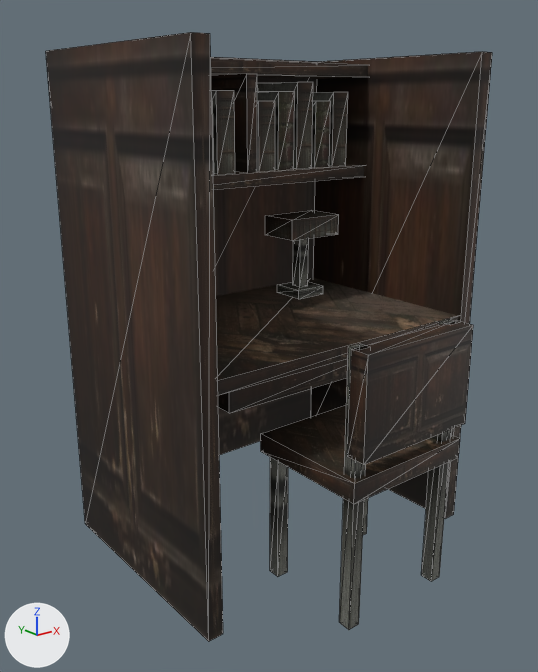
An edit to the glTF model assets/models/sf/sf_pro_dorm_study_carrel.glb, drawn before and after from the same camera.
Camera for both pictures: a 50 mm lens placed at (-1.49, -1.85, 1.44), pointed at (-0.08, -0.09, 0.73). The axes (+X, +Y, +Z) are drawn at lower left. The lights are the same throughout. The first picture is the older version. Mesh edges are drawn as thin lines. Where no turn or scale is listed for an object, it has been applied to the vertices. Vertices at exactly the same position are counted once.

The scene before the commit, as lines of its bpy script (objects in view):
```python
me_procarrel = bpy.data.meshes.new('ProCarrel')
me_procarrel.from_pydata(...)  # 214 vertices, 324 faces; spans x -0.54..0.54, y -0.64..0.39, z 0.0..1.58
me_procarrel.materials.append(mat_procarrel_mat)  # picture img_image_0
ob_procarrel = bpy.data.objects.new('ProCarrel', me_procarrel)
ob_procarrel.location = (0.0, 0.0, 0.0)
```
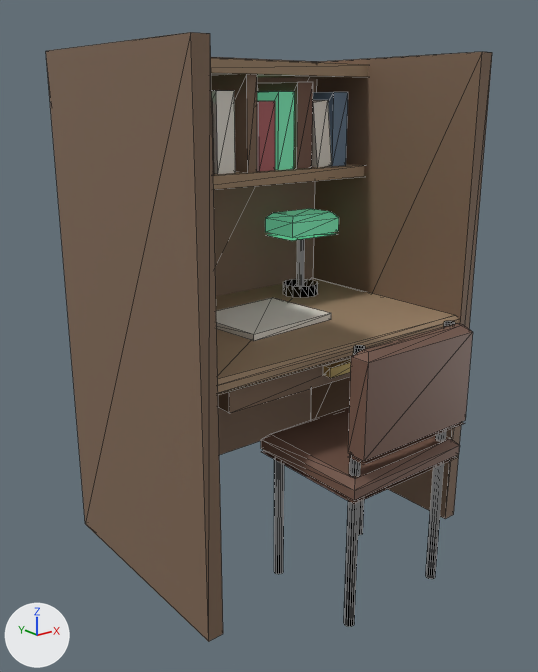
What differs and where, as boxes [x1, y1, x2, y2] in the pictures (538 x 672 px):
part 1 of me_procarrel, added
    after: [323, 358, 351, 378]
part 2 of me_procarrel, rebuilt
    before: [293, 238, 309, 287]
    after: [297, 239, 305, 286]
part 3 of me_procarrel, rebuilt (42% narrower)
    before: [270, 457, 288, 577]
    after: [274, 459, 284, 574]
part 4 of me_procarrel, rebuilt
    before: [363, 498, 368, 535]
    after: [358, 500, 364, 535]
part 5 of me_procarrel, rebuilt (27% narrower)
    before: [339, 344, 368, 630]
    after: [344, 345, 365, 627]
part 6 of me_procarrel, rebuilt (25% narrower)
    before: [421, 320, 460, 582]
    after: [426, 321, 455, 579]
part 7 of me_procarrel, rebuilt
    before: [277, 282, 323, 299]
    after: [283, 279, 318, 298]
part 8 of me_procarrel, reshaped
    before: [216, 92, 473, 504]
    after: [216, 92, 473, 501]
part 9 of me_procarrel, recoloured (lighter)
    both: [46, 32, 492, 642]
part 10 of me_procarrel, recoloured
    before: [211, 58, 368, 189]
    after: [211, 58, 368, 395]
part 11 of me_procarrel, recoloured (black to green)
    before: [257, 91, 295, 170]
    after: [257, 91, 336, 241]
part 12 of me_procarrel, recoloured (black to white)
    both: [211, 91, 235, 174]
part 13 of me_procarrel, recoloured
    before: [212, 82, 313, 175]
    after: [212, 82, 465, 504]
part 14 of me_procarrel, recoloured
    both: [257, 101, 275, 171]

Patch to the scene script:
```diff
--- a/assets/models/sf/sf_pro_dorm_study_carrel.glb.py
+++ b/assets/models/sf/sf_pro_dorm_study_carrel.glb.py
@@ mat_tuftedleather @@
+mat_tuftedleather = principled_material('TuftedLeather')
+mat_tuftedleather.base_color = (0.2, 0.11, 0.08)  # brown #7c5d50
+mat_tuftedleather.metallic = 0.08
+mat_tuftedleather.roughness = 0.44
@@ mat_darkwalnut @@
+mat_darkwalnut = principled_material('DarkWalnut')
+mat_darkwalnut.base_color = (0.22, 0.14, 0.09)  # brown #816955
+mat_darkwalnut.metallic = 0.05
+mat_darkwalnut.roughness = 0.58
@@ mat_agedoak @@
+mat_agedoak = principled_material('AgedOak')
+mat_agedoak.base_color = (0.38, 0.26, 0.16)  # beige #a68b6f
+mat_agedoak.metallic = 0.04
+mat_agedoak.roughness = 0.65
@@ mat_creammattress @@
+mat_creammattress = principled_material('CreamMattress')
+mat_creammattress.base_color = (0.82, 0.79, 0.72)  # white #eae6dd
+mat_creammattress.roughness = 0.86
@@ mat_bankergreen @@
+mat_bankergreen = principled_material('BankerGreen')
+mat_bankergreen.base_color = (0.12, 0.42, 0.26)  # green #61ad8b
+mat_bankergreen.metallic = 0.15
+mat_bankergreen.roughness = 0.24
+mat_bankergreen.emission_color = (0.06, 0.25, 0.14)  # green #458969
+mat_bankergreen.emission_strength = 1.0
@@ mat_crimsonfabric @@
+mat_crimsonfabric = principled_material('CrimsonFabric')
+mat_crimsonfabric.base_color = (0.46, 0.14, 0.15)  # pink #b5696c
+mat_crimsonfabric.metallic = 0.02
+mat_crimsonfabric.roughness = 0.8
@@ me_procarrel @@
-me_procarrel.from_pydata(...)  # 214 vertices, 324 faces; spans x -0.54..0.54, y -0.64..0.39, z 0.0..1.58
+me_procarrel.from_pydata(...)  # 382 vertices, 476 faces; spans x -0.54..0.54, y -0.64..0.39, z 0.0..1.58
+# me_procarrel part 1: a new loose piece, a box spanning x -0.08..0.08, y -0.37..-0.34, z 0.67..0.7, in mat_antiquebrass (yellow #ddc581)
+# me_procarrel part 2: the loose piece of 8 vertices spanning x 0.26..0.3, y 0.16..0.2, z 0.79..0.98 is rebuilt with 28 vertices and now spans x 0.27..0.29, y 0.17..0.19, z 0.79..1.01, in mat_antiquebrass (yellow #ddc581)
+# me_procarrel part 3: the loose piece of 8 vertices spanning x -0.2..-0.16, y -0.28..-0.24, z 0.0..0.42 is rebuilt with 28 vertices and now spans x -0.19..-0.17, y -0.27..-0.25, z 0.0..0.42, in mat_wroughtiron (grey #656c73)
+# me_procarrel part 4: the loose piece of 8 vertices spanning x 0.16..0.2, y -0.28..-0.24, z 0.0..0.42 is rebuilt with 28 vertices and now spans x 0.17..0.19, y -0.27..-0.25, z 0.0..0.42, in mat_wroughtiron (grey #656c73)
+# me_procarrel part 5: the loose piece of 8 vertices spanning x -0.2..-0.16, y -0.6..-0.56, z 0.0..0.84 is rebuilt with 28 vertices and now spans x -0.19..-0.17, y -0.59..-0.57, z 0.0..0.84, in mat_wroughtiron (grey #656c73)
+# me_procarrel part 6: the loose piece of 8 vertices spanning x 0.16..0.2, y -0.6..-0.56, z 0.0..0.84 is rebuilt with 28 vertices and now spans x 0.17..0.19, y -0.59..-0.57, z 0.0..0.84, in mat_wroughtiron (grey #656c73)
+# me_procarrel part 7: the loose piece of 8 vertices spanning x 0.22..0.34, y 0.12..0.24, z 0.76..0.79 is rebuilt with 28 vertices and now spans x 0.22..0.34, y 0.12..0.24, z 0.76..0.8, in mat_antiquebrass (yellow #ddc581)
+# me_procarrel part 8
+# 24 vertices are removed from x -0.5..0.5, y -0.64..0.36, z 0.48..1.44
+# 59 faces are deleted
+# 64 vertices are added at x -0.5..0.5, y -0.64..0.36, z 0.43..1.44
+# 18 new faces join them, mat_agedoak (beige #a68b6f)
+# 18 new faces join them, mat_bankergreen (green #61ad8b, glowing green #458969)
+# 24 new faces join them, mat_creammattress (white #eae6dd)
+# 36 new faces join them, mat_tuftedleather (brown #7c5d50)
+# 7 new faces join them, mat_plaidnavy (blue #6f869e)
+# me_procarrel part 9: 60 faces spanning x -0.54..0.54, y -0.39..0.39, z 0.0..1.58 switch from mat_procarrel_mat (picture img_image_0) to mat_darkwalnut (brown #816955)
+# me_procarrel part 10: 26 faces spanning x -0.5..0.5, y -0.38..0.36, z 0.72..1.56 switch from mat_procarrel_mat (picture img_image_0) to mat_agedoak (beige #a68b6f)
+# me_procarrel part 11: 26 faces spanning x -0.29..0.39, y 0.1..0.34, z 0.98..1.5 switch from mat_procarrel_mat (picture img_image_0) to mat_bankergreen (green #61ad8b, glowing green #458969)
+# me_procarrel part 12: 12 faces spanning x -0.12..-0.05, y 0.12..0.34, z 1.22..1.47 switch from mat_procarrel_mat (picture img_image_0) to mat_creammattress (white #eae6dd)
+# me_procarrel part 13: 28 faces spanning x -0.22..0.27, y -0.64..0.34, z 0.42..1.5 switch from mat_procarrel_mat (picture img_image_0) to mat_tuftedleather (brown #7c5d50)
+# me_procarrel part 14: 24 faces spanning x -0.37..0.11, y 0.12..0.34, z 1.22..1.47 switch from mat_procarrel_mat (picture img_image_0) to mat_crimsonfabric (pink #b5696c)
+me_procarrel.materials.append(mat_antiquebrass)  # yellow #ddc581
+me_procarrel.materials.append(mat_wroughtiron)  # grey #656c73
+me_procarrel.materials.append(mat_plaidnavy)  # blue #6f869e
```
